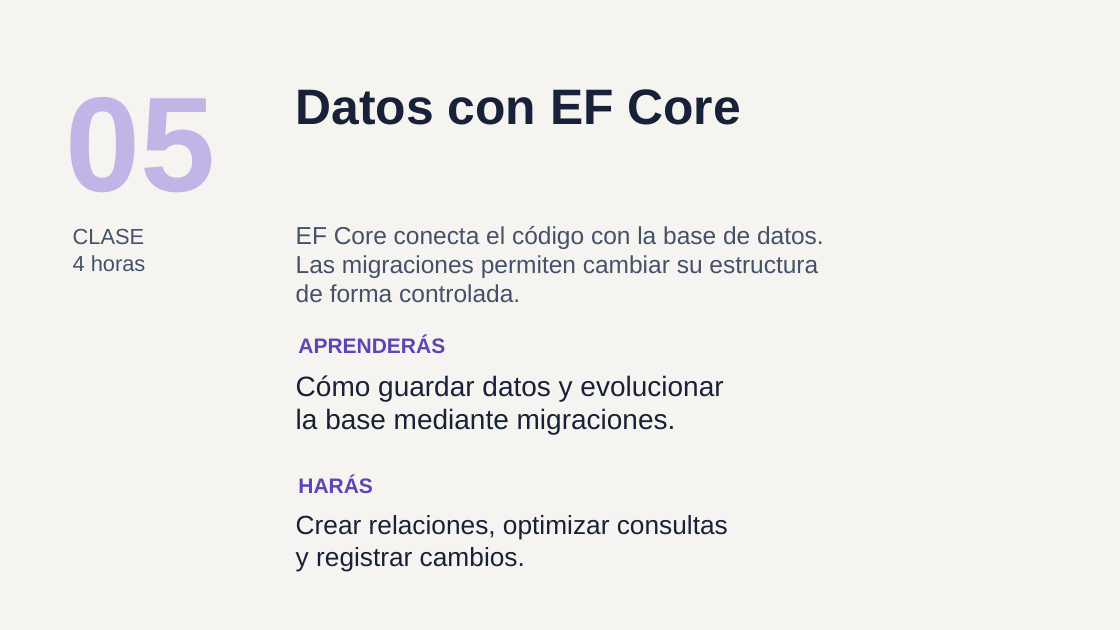
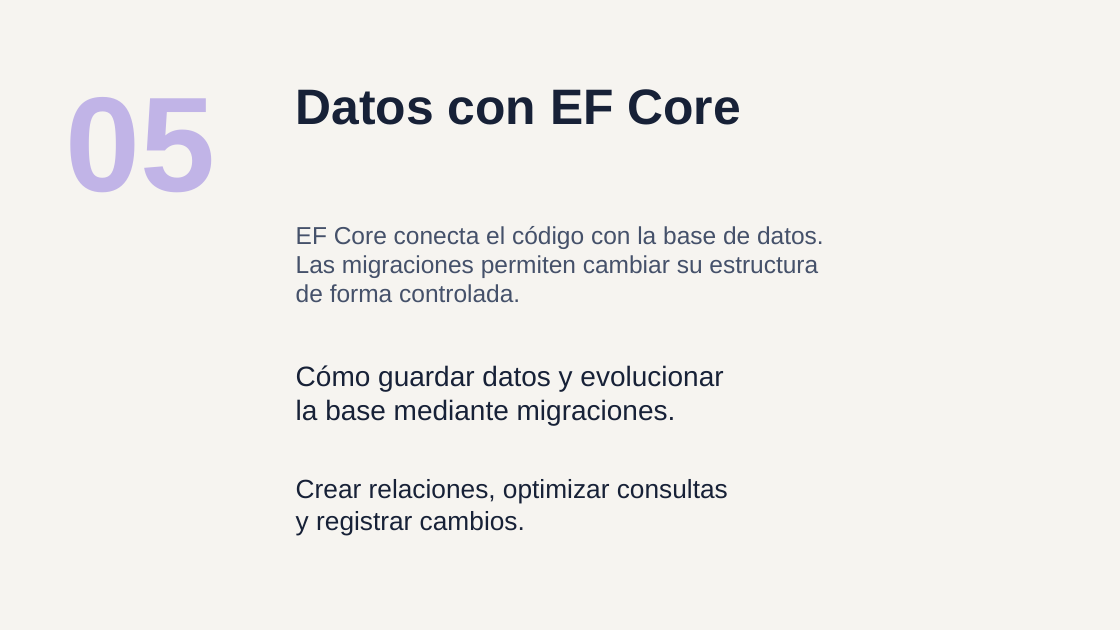
Before and after one commit to ychavez/CursoNETIA, a slide deck: slide 12 of instructor/clases/00-presentacion-alumnos.pptx. Drawn at 1120x630 pixels with LibreOffice and Linux fonts; fonts in the diff are those of the drawing. Boxes give left, top, right and bottom in pixels: in the first picture for what was removed or moved away, otherwise in the second. Text is boxed around its words. In the diff, an @@ line names an element or a change of style, - is before the commit and + after.

Commit message:
Quita rotulos de clase y objetivos de la presentacion

```diff
--- a/instructor/clases/00-presentacion-alumnos.pptx
+++ b/instructor/clases/00-presentacion-alumnos.pptx
@@ text removed at (73,229,146,271) @@
-CLASE
-4 horas
@@ text "Cómo guardar datos y evolucionar": place and size @@
-text "Cómo guardar datos y evolucionar" at (296,375,723,435)
+text "Cómo guardar datos y evolucionar" at (296,365,723,425)
@@ text removed at (298,336,445,353) @@
-APRENDERÁS
@@ text "Crear relaciones, optimizar consultas": place and size @@
-text "Crear relaciones, optimizar consultas" at (296,515,728,571)
+text "Crear relaciones, optimizar consultas" at (296,479,728,536)
@@ text removed at (298,477,373,493) @@
-HARÁS
```
Also in this commit, not shown: 9 other slides changed.
